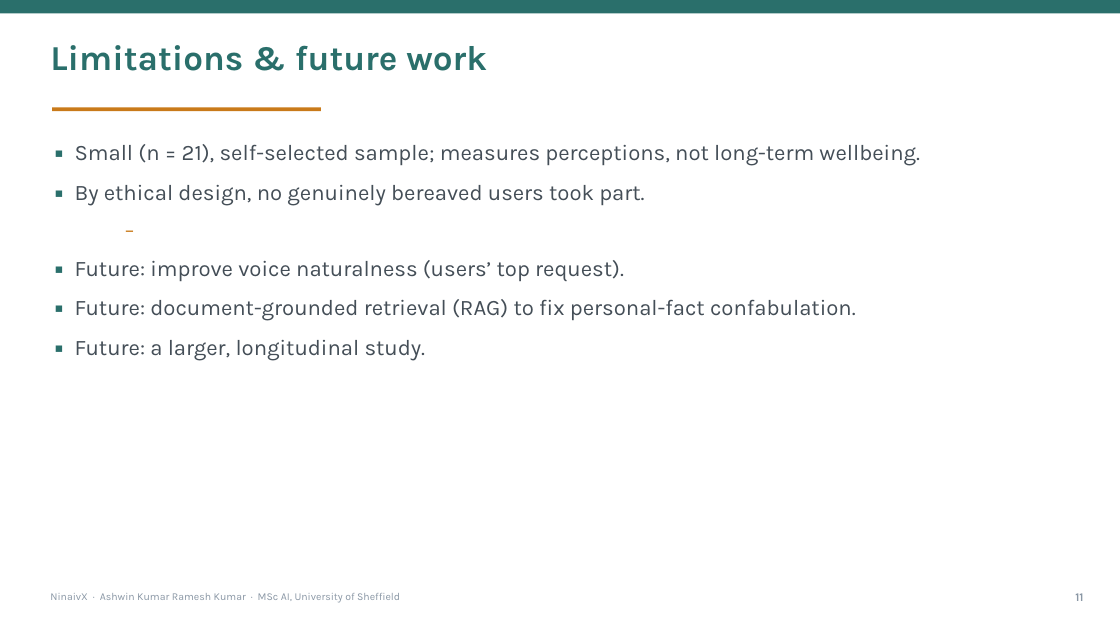
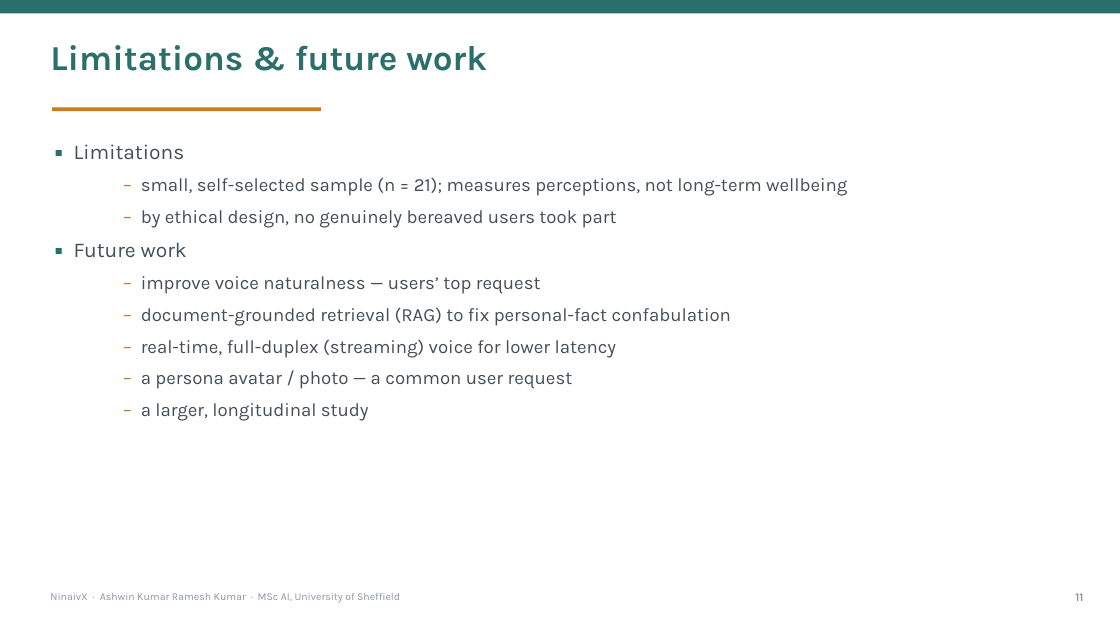
Before and after one commit to HITMAN-AK/NinaivX, a slide deck: slide 12 of backend/docs/report/NinaivX-Presentation.pptx. Drawn at 1120x630 pixels with LibreOffice and Linux fonts; fonts in the diff are those of the drawing. Boxes give left, top, right and bottom in pixels: in the first picture for what was removed or moved away, otherwise in the second. Text is boxed around its words. In the diff, an @@ line names an element or a change of style, - is before the commit and + after.

```diff
--- a/backend/docs/report/NinaivX-Presentation.pptx
+++ b/backend/docs/report/NinaivX-Presentation.pptx
@@ text at (74,144,847,421): text changed; size 19 to 16 pt @@
-▪ Small (n = 21), self-selected sample; measures perceptions, not long-term wellbeing.
-▪ By ethical design, no genuinely bereaved users took part.
-  –
-▪ Future: improve voice naturalness (users’ top request).
-▪ Future: document-grounded retrieval (RAG) to fix personal-fact confabulation.
-▪ Future: a larger, longitudinal study.
+▪ Limitations
+  – small, self-selected sample (n = 21); measures perceptions, not long-term wellbeing
+  – by ethical design, no genuinely bereaved users took part
+▪ Future work
+  – improve voice naturalness — users’ top request
+  – document-grounded retrieval (RAG) to fix personal-fact confabulation
+  – real-time, full-duplex (streaming) voice for lower latency
+  – a persona avatar / photo — a common user request
+  – a larger, longitudinal study
```
